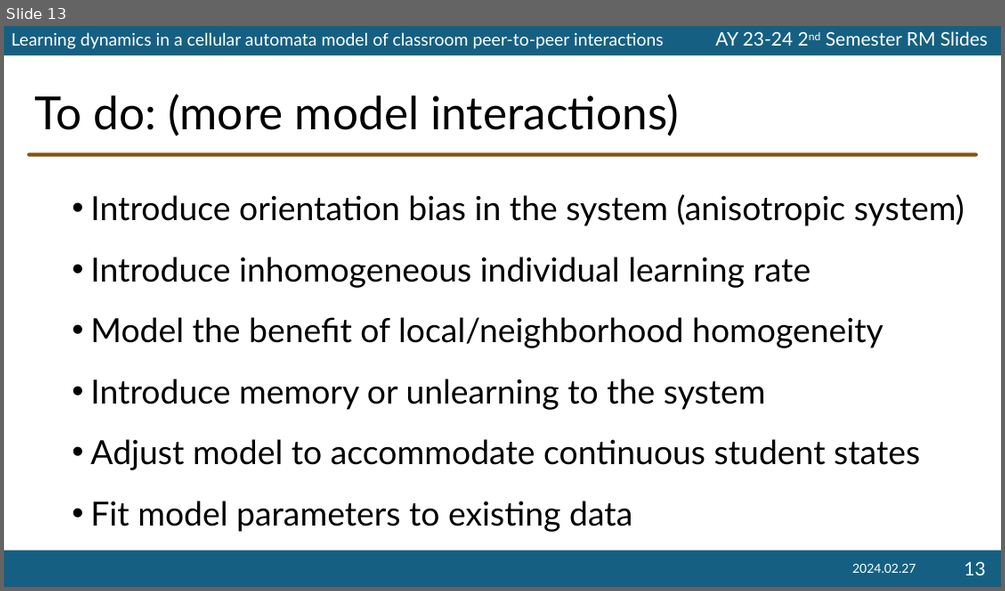
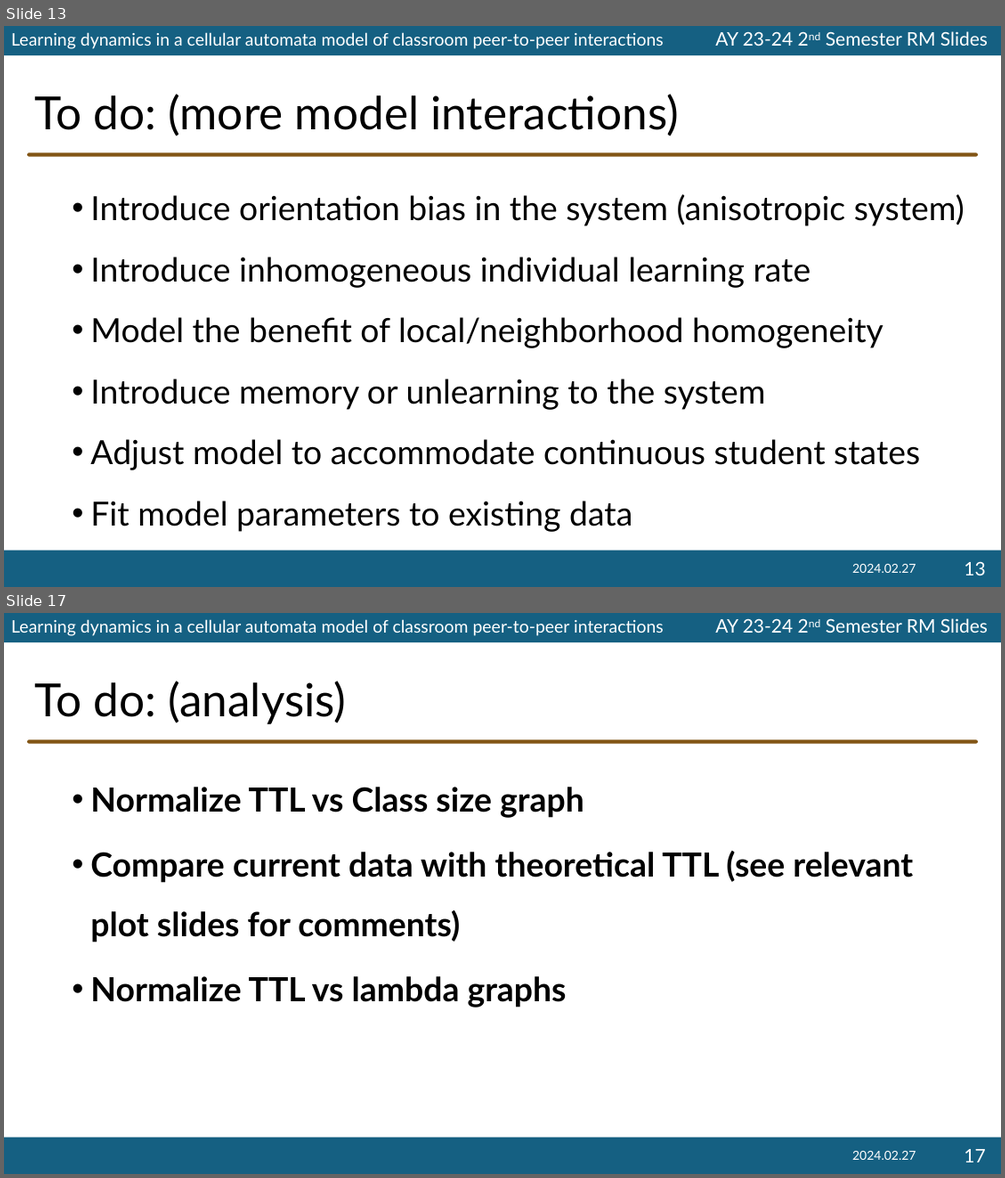
Before and after one commit to ioakimsy/BS-Thesis, a slide deck: documents/AY 23-24 2nd Sem RM Slides.pptx. Shown one above the other, each under a label of ours: slide 13 before the commit, slides 13 and 17 after it; the slides between them are not shown. The pictures are 1005x591 and 1005x1178 pixels, drawn with LibreOffice and Linux fonts; fonts in the diff are those of the drawing; background and template pictures are left out. Boxes give left, top, right and bottom in pixels: in the first picture for what was removed or moved away, otherwise in the second. Text is boxed around its words. In the diff, an @@ line names an element or a change of style, - is before the commit and + after.

```diff
--- a/documents/AY 23-24 2nd Sem RM Slides.pptx
+++ b/documents/AY 23-24 2nd Sem RM Slides.pptx
@@ slide 17 added at (4, 613, 1001, 1174), background #FFFFFF; not listed: 5 template elements that a slide beside it also shows @@
@@ title added at (34, 681, 347, 724), 44 pt, text #000000 @@
+To do: (analysis)
@@ text added at (90, 787, 913, 1007), 32 pt, text #000000, bold @@
+  • Normalize TTL vs Class size graph
+  • Compare current data with theoretical TTL (see relevant plot slides for comments)
+  • Normalize TTL vs lambda graphs
@@ text added at (852, 1151, 915, 1159), 12 pt, text #FFFFFF @@
+2024.02.27
@@ page number added at (963, 1149, 985, 1162), 18 pt, text #FFFFFF @@
+17
```
Also in this commit, not shown: 4 other slides added.
